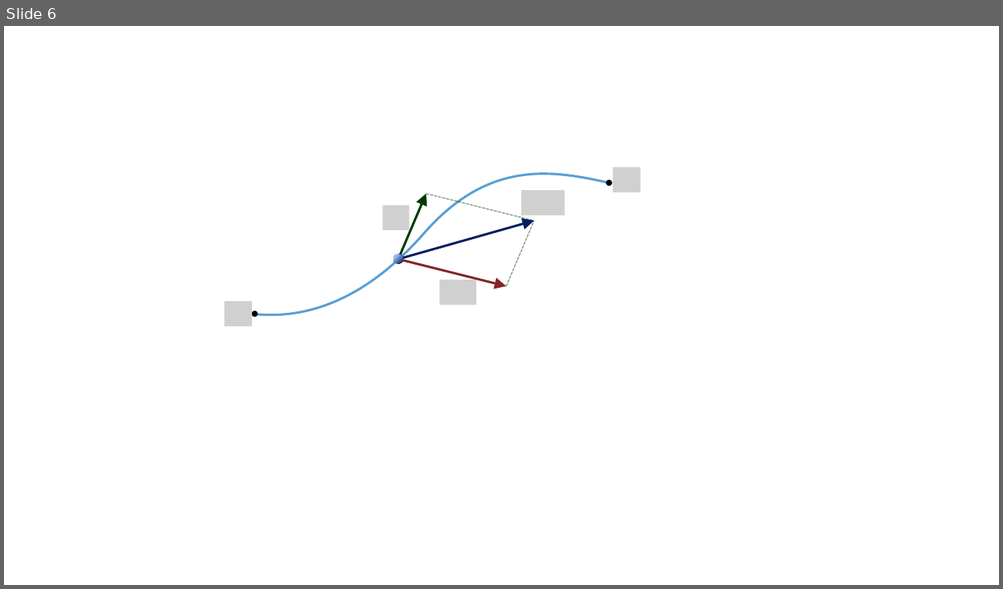
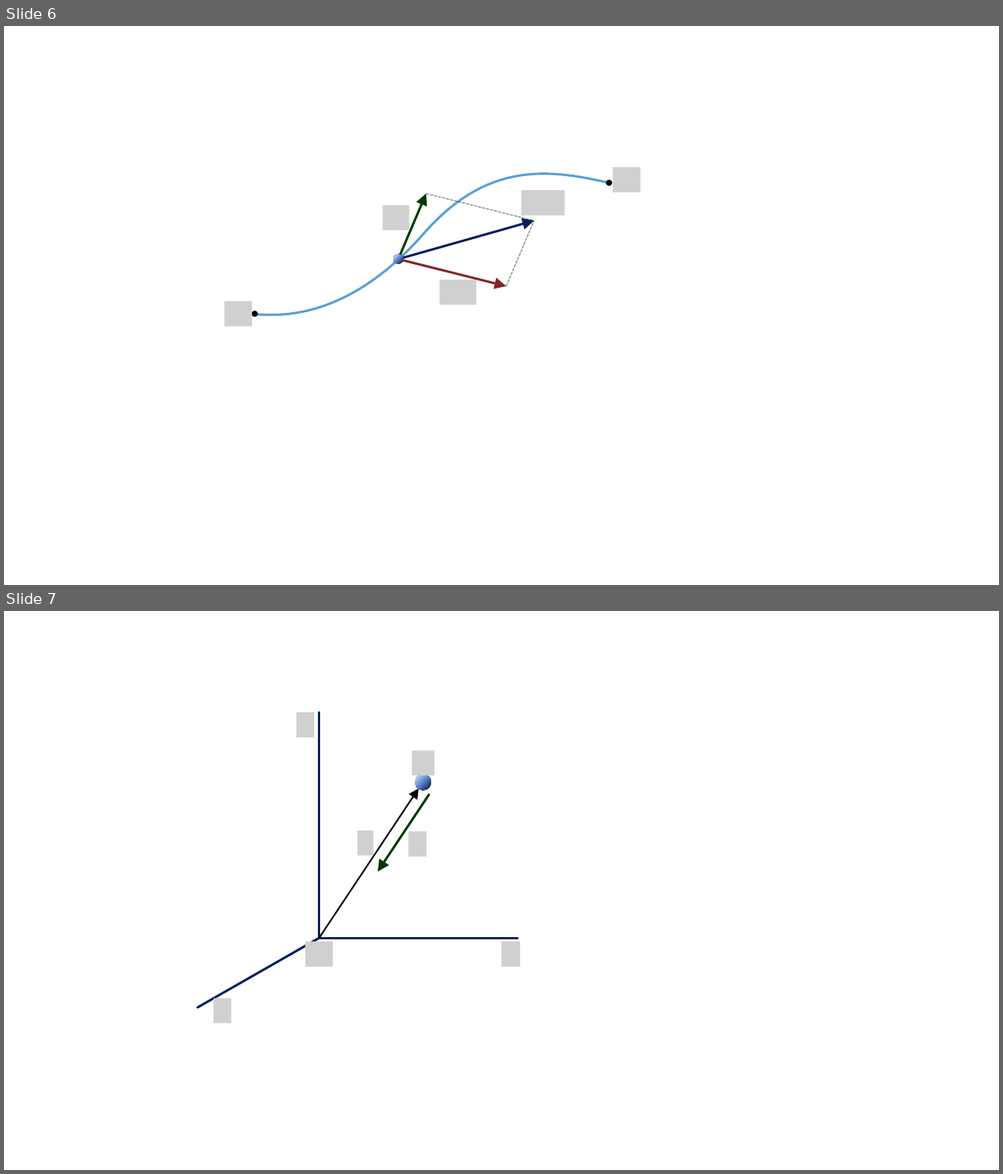
Before and after one commit to pararover/PHY01MJMN01R04_Mechanics, a slide deck: U2-Work-and-Energy/figures/all-figs.pptx. Shown one above the other, each under a label of ours: slide 6 before the commit, slides 6 and 7 after it. The pictures are 1003x589 and 1003x1174 pixels, drawn with LibreOffice and Linux fonts; fonts in the diff are those of the drawing; grey boxes stand for pictures. Boxes give left, top, right and bottom in pixels: in the first picture for what was removed or moved away, otherwise in the second. Text is boxed around its words. In the diff, an @@ line names an element or a change of style, - is before the commit and + after.

```diff
--- a/U2-Work-and-Energy/figures/all-figs.pptx
+++ b/U2-Work-and-Energy/figures/all-figs.pptx
@@ slide 7 added at [4,611,999,1170], background #FFFFFF @@
@@ picture added at [296,712,314,738] @@
@@ line added from (318, 939) to (318, 712), #002060 2.25 pt @@
@@ picture added at [412,751,434,776] @@
@@ ellipse added at [415,775,431,790], fill gradient #DEEBF7 to #4D79C7 to #080E1A @@
@@ arrow added from (318, 939) to (419, 789), #000000 1.5 pt @@
@@ arrow added from (429, 795) to (378, 872), #003A00 2.25 pt @@
@@ picture added at [358,830,373,856] @@
@@ picture added at [408,832,427,857] @@
@@ line added from (318, 939) to (197, 1008), #002060 2.25 pt @@
@@ picture added at [305,942,333,967] @@
@@ line added from (318, 939) to (518, 939), #002060 2.25 pt @@
@@ picture added at [502,942,521,967] @@
@@ picture added at [213,998,232,1024] @@
```
Also in this commit, not shown: 2 other slides added, 5 other files.
